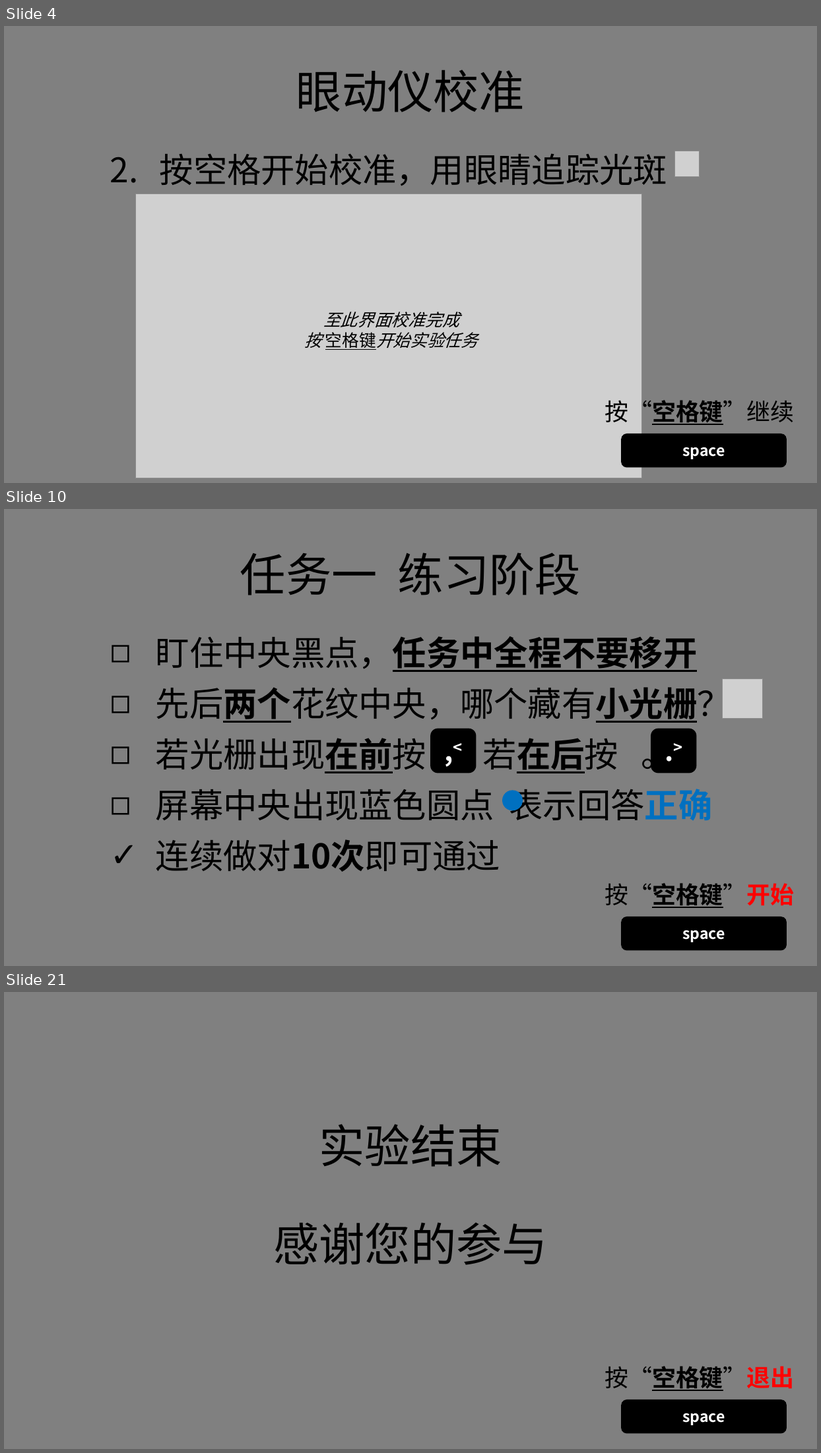
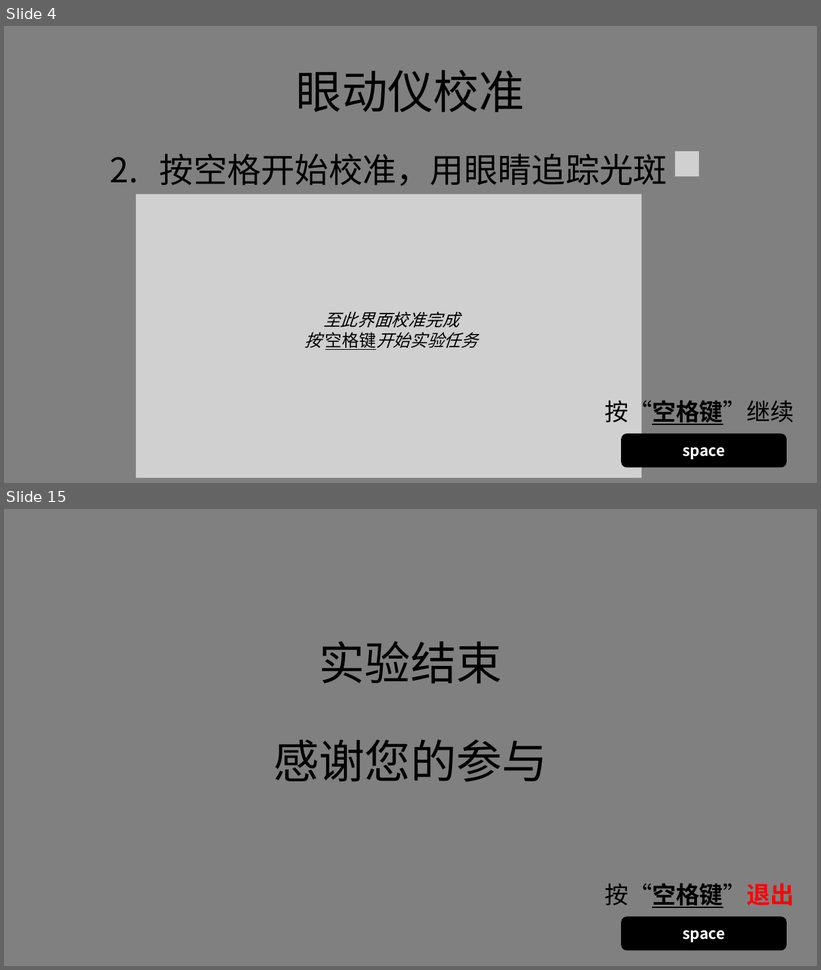
Before and after one commit to lyxose/FreeView, a slide deck: Instructions.pptx. Shown one above the other, each under a label of ours: slides 4, 10 and 21 before the commit, slides 4 and 15 after it; the slides between them are not shown. The pictures are 821x1453 and 821x970 pixels, drawn with LibreOffice and Linux fonts; fonts in the diff are those of the drawing; grey boxes stand for pictures. Boxes give left, top, right and bottom in pixels: in the first picture for what was removed or moved away, otherwise in the second. Text is boxed around its words. In the diff, an @@ line names an element or a change of style, - is before the commit and + after.

```diff
--- a/Instructions.pptx
+++ b/Instructions.pptx
@@ slide 10 removed at [4, 509, 817, 966], background #808080 @@
@@ text removed at [240, 553, 581, 595] @@
-任务一 练习阶段
@@ text removed at [156, 636, 731, 872] @@
-◻ 盯住中央黑点，任务中全程不要移开
-◻ 先后两个花纹中央，哪个藏有小光栅？
-◻ 若光栅出现在前按 ，若在后按 。
-◻ 屏幕中央出现蓝色圆点 表示回答正确
-✓ 连续做对10次即可通过
@@ picture removed at [723, 679, 764, 718] @@
@@ rounded rectangle removed at [430, 729, 476, 773] @@
-,<
@@ rounded rectangle removed at [651, 729, 697, 773] @@
-.>
@@ ellipse removed at [502, 790, 523, 811] @@
@@ text removed at [605, 883, 794, 908] @@
-按“空格键”开始
@@ rounded rectangle removed at [621, 917, 787, 951] @@
-space
@@ what was slide 21 is now slide 15 @@
```
Also in this commit, not shown: 11 slides changed, 5 other slides removed, 36 other files.
